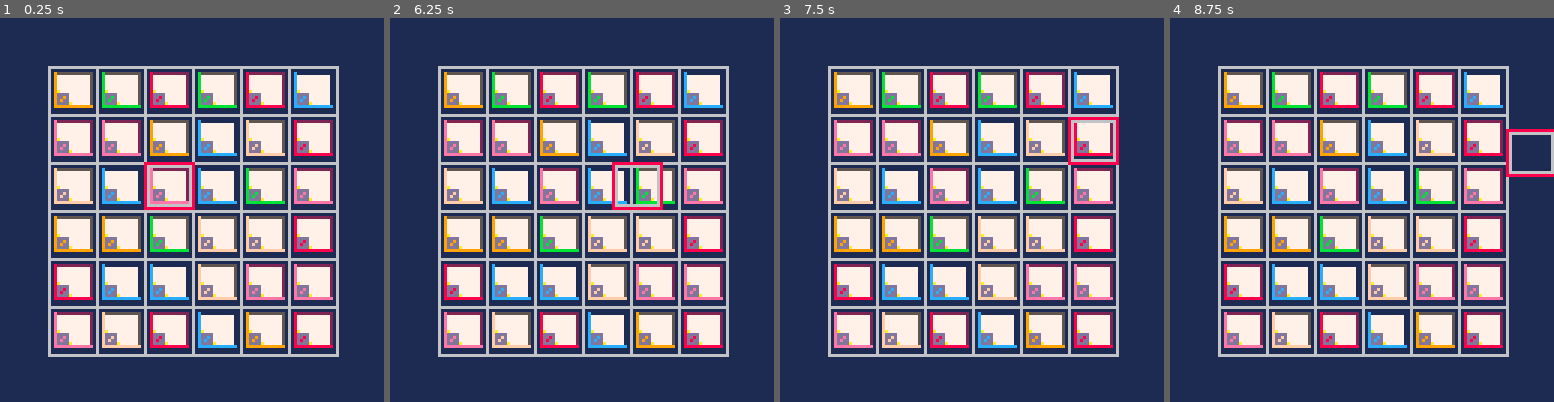
Above: before the commit, frames 1-4 (left to right).
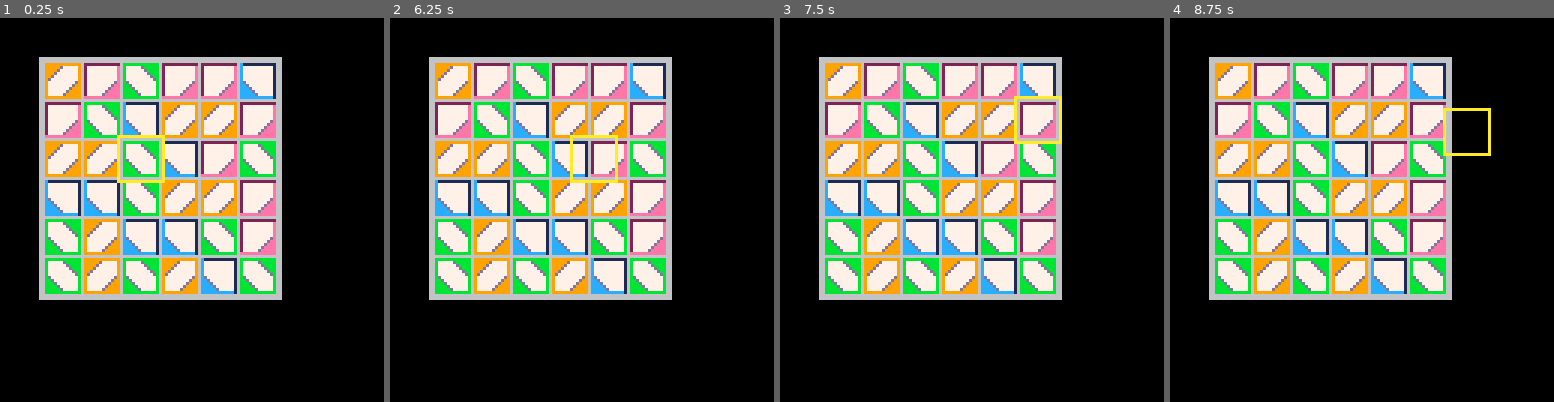
Above: after the commit, the same moments.

Repository: broquaint/pico8-carts
Game: PICO-8 cartridge eggjam4.p8
The game is run twice, just before and just after one commit, with the same random seed, the same clock (stepped at 60 frames per second) and the same inputs.
Inputs:
- Up to frame 1 (0.25 s): no input
- Up to frame 2 (6.25 s): tap X (X key) at 0.33, 1.07, 1.85, 2.97, 4.08, 5.2 s; tap O (Z key) at 0.7, 1.7, 2.1, 2.5, 2.9, 3.3, 3.7, 4.1, 4.5, 4.9, 5.3, 5.7, 6.1 s; hold Right 1.6-2.1 s; hold Up 2.15-2.42 s; hold Right 2.47-3.03 s; hold Left 3.08-3.58 s; hold Down 3.63-3.97 s; hold Right 4.02-4.68 s; hold Up 4.73-5.03 s; hold Left 5.08-5.68 s; hold Down 5.73-6.03 s; hold Right from 6.08 s (still down)
- Up to frame 3 (7.5 s): tap X (X key) at 6.32, 7.43 s; tap O (Z key) at 6.5, 6.9, 7.3 s; release Right at 6.58 s; hold Right 6.63-7.13 s; hold Up 7.18-7.45 s
- Up to frame 4 (8.75 s): hold Right 7.5-8.07 s; tap O (Z key) at 7.7, 8.1, 8.5 s; hold Left 8.12-8.62 s; tap X (X key) at 8.55 s; hold Down from 8.67 s (still down)

The runs differ from the first frame. In frame 1, 93% of the frame differs, in the area x 0-100%, y 0-100%; in frame 2, 93%; in frame 3, 93%; in frame 4, 93%.

Commit message:
Considering a tesselation game
Might not be fun but it's something to do.

Diff:
--- a/eggjam4.p8
+++ b/eggjam4.p8
@@ -23,10 +23,11 @@
    {3,coral},
    {5,orange},
    {7,red},
-   {9,salmon},
-   {11,lime}
+--   {9,salmon},
+--   {11,lime}
 }
-tile_size = 16
+tile_size = 12
+space_size = 13
 function _init()
    anims={}
    frame_count = 0
@@ -98,14 +99,14 @@
 end
 
 player = {
-   x = 3*tile_size,
-   y = 3*tile_size,
+   x = 3*space_size,
+   y = 3*space_size,
 }
 move = {
-   left  = { x = -16 },
-   right = { x = 16  },
-   up    = { y = -16 },
-   down  = { y = 16  }
+   left  = { x = -space_size },
+   right = { x = space_size  },
+   up    = { y = -space_size },
+   down  = { y = space_size  }
 }
 
 function _update()
@@ -131,40 +132,35 @@
 end
 
 function _draw()
-   cls(navy)
+   cls(black)
    -- Draw grid
-   for i = 1,7 do
-      local n = i * tile_size
-      line(n, tile_size, n,   112, silver)
-      line(tile_size, n, 112, n,   silver)
-   end
+   rectfill(tile_size+1, tile_size+1, 7 * tile_size + 9, 7 * tile_size + 9, silver)
    -- Draw tiles
    for i = 1,6 do
       for j = 1,6 do
          local gs = grid[i][j]
-         spr(gs[1], i*tile_size, j*tile_size, 2, 2)
+         spr(gs[1], i*tile_size+i, j*tile_size+j, 2, 2)
       end
    end
    -- Draw player cursor
    local px0 = player.x + 1
    local py0 = player.y + 1
-   local px1 = (px0 + tile_size - 2)
-   local py1 = (py0 + tile_size - 2) - 1
-   rect(px0, py0, px1, py1, silver)
-   rect(px0-1, py0-1, px1+1, py1+1, red)
+   local px1 = (px0 + space_size)
+   local py1 = (py0 + space_size)
+   rect(px0-1, py0-1, px1+1, py1+1, yellow)
 end
 __gfx__
 00000000000000000000000000000000000000000000000000000000000000000000000000000000000000000000000000000000000000000000000000000000
 00000000000000000000000000000000000000000000000000000000000000000000000000000000000000000000000000000000000000000000000000000000
-0070070000c111111111111000e22222222222200095555555555550008222222222222000f555555555555000b5555555555550000000000000000000000000
-0007700000c777777777771000e77777777777200097777777777750008777777777772000f777777777775000b7777777777750000000000000000000000000
-0007700000c777777777771000e77777777777200097777777777750008777777777772000f777777777775000b7777777777750000000000000000000000000
-0070070000c777777777771000e77777777777200097777777777750008777777777772000f777777777775000b7777777777750000000000000000000000000
-0000000000c777777777771000e77777777777200097777777777750008777777777772000f777777777775000b7777777777750000000000000000000000000
-0000000000c777777777771000e77777777777200097777777777750008777777777772000f777777777775000b7777777777750000000000000000000000000
-0000000000ca77777777771000ea777777777720009a777777777750008a77777777772000fa77777777775000ba777777777750000000000000000000000000
-0000000000cdddd77777771000edddd777777720009dddd777777750008dddd77777772000fdddd77777775000bdddd777777750000000000000000000000000
-0000000000cddcd77777771000edded777777720009dd9d777777750008dd8d77777772000fddfd77777775000bddbd777777750000000000000000000000000
-0000000000cdcdd77777771000ededd777777720009d9dd777777750008d8dd77777772000fdfdd77777775000bdbdd777777750000000000000000000000000
-0000000000cdddda7777771000edddda77777720009dddda77777750008dddda7777772000fdddda7777775000bdddda77777750000000000000000000000000
-0000000000ccccccccccccc000eeeeeeeeeeeee00099999999999990008888888888888000fffffffffffff000bbbbbbbbbbbbb0000000000000000000000000
+0070070000c11111111111000022222222222200009999999999990000bbbbbbbbbbbb0000f555555555555000b5555555555550000000000000000000000000
+0007700000c77777777771000027777777777e000099999d7777790000b77777dbbbbb0000f777777777775000b7777777777750000000000000000000000000
+0007700000c77777777771000027777777777e00009999d77777790000b777777dbbbb0000f777777777775000b7777777777750000000000000000000000000
+0070070000c77777777771000027777777777e0000999d777777790000b7777777dbbb0000f777777777775000b7777777777750000000000000000000000000
+0000000000c77777777771000027777777777e000099d7777777790000b77777777dbb0000f777777777775000b7777777777750000000000000000000000000
+0000000000c77777777771000027777777777e00009d77777777790000b777777777db0000f777777777775000b7777777777750000000000000000000000000
+0000000000cd777777777100002777777777de00009777777777d90000bd777777777b0000fa77777777775000ba777777777750000000000000000000000000
+0000000000ccd7777777710000277777777dee0000977777777d990000bbd77777777b0000fdddd77777775000bdddd777777750000000000000000000000000
+0000000000cccd77777771000027777777deee000097777777d9990000bbbd7777777b0000fddfd77777775000bddbd777777750000000000000000000000000
+0000000000ccccd777777100002777777deeee00009777777d99990000bbbbd777777b0000fdfdd77777775000bdbdd777777750000000000000000000000000
+0000000000cccccd7777710000277777deeeee0000977777d999990000bbbbbd77777b0000fdddda7777775000bdddda77777750000000000000000000000000
+0000000000ccccccccccc10000eeeeeeeeeeee00009999999999990000bbbbbbbbbbbb0000fffffffffffff000bbbbbbbbbbbbb0000000000000000000000000
